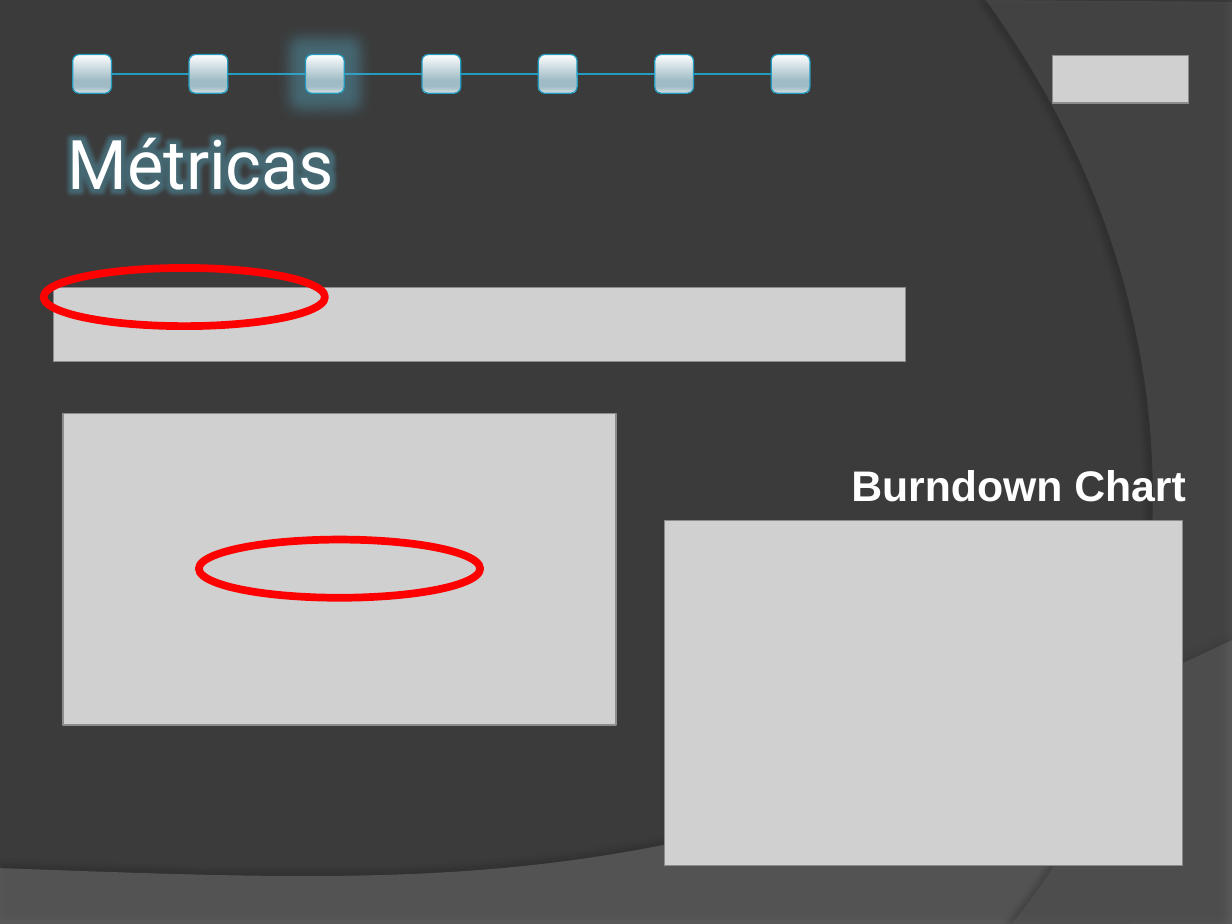
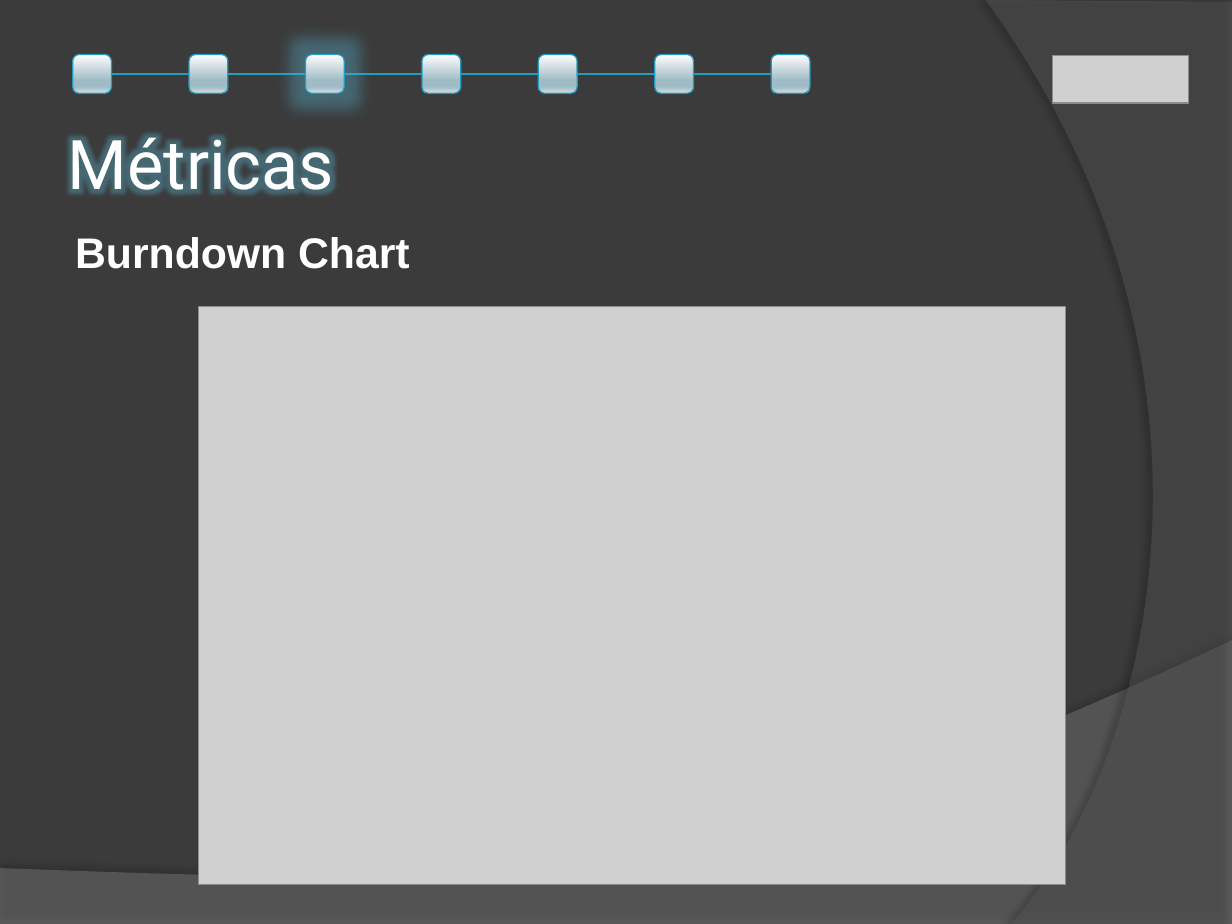
Before and after one commit to nicohen/bob-patinho, a slide deck: slide 7 of Presentaciones/Self Management - Presentación Final V1.pptx. Drawn at 1232x924 pixels with LibreOffice and Linux fonts; fonts in the diff are those of the drawing; grey boxes stand for pictures. Boxes give left, top, right and bottom in pixels: in the first picture for what was removed or moved away, otherwise in the second. Text is boxed around its words. In the diff, an @@ line names an element or a change of style, - is before the commit and + after.

```diff
--- a/Presentaciones/Self Management - Presentación Final V1.pptx
+++ b/Presentaciones/Self Management - Presentación Final V1.pptx
@@ text "Burndown Chart": place and size @@
-text "Burndown Chart" at [851,470,1186,502]
+text "Burndown Chart" at [75,237,410,269]
@@ ellipse removed at [43,269,324,326] @@
@@ picture removed at [53,287,906,361] @@
@@ picture: place and size @@
-picture at [664,520,1181,865]
+picture at [198,307,1066,885]
@@ picture removed at [63,414,616,726] @@
@@ ellipse removed at [198,540,479,598] @@
```
Also in this commit, not shown: 1 other slide changed.
